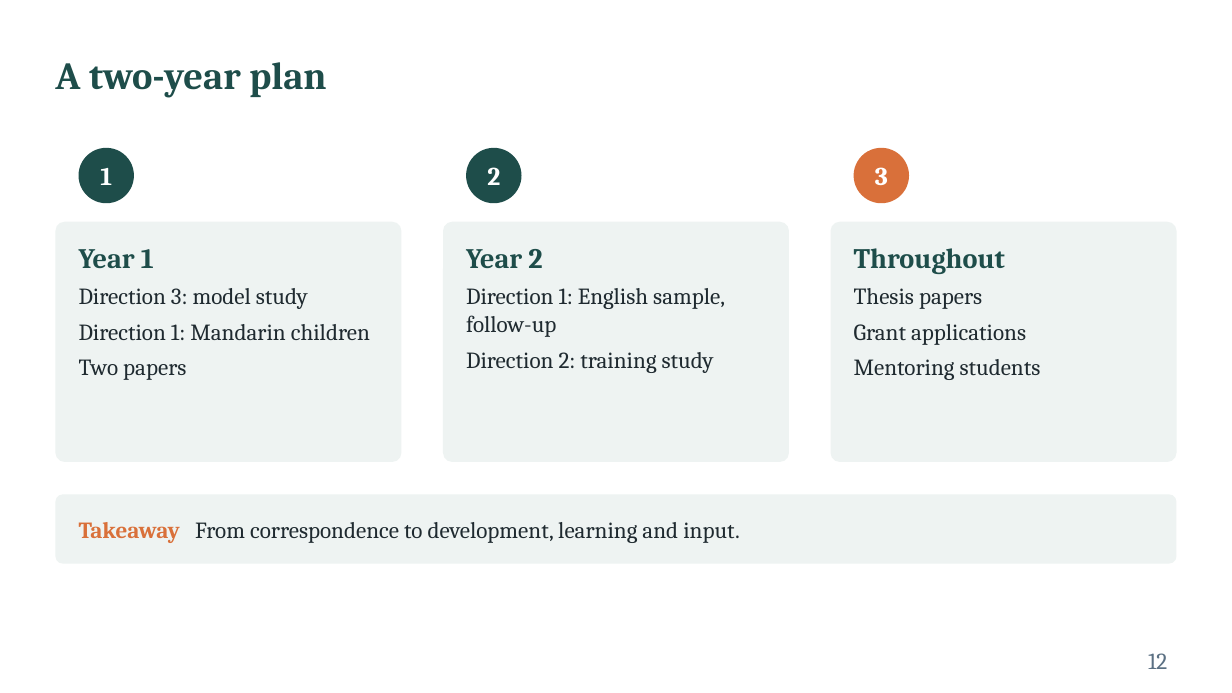
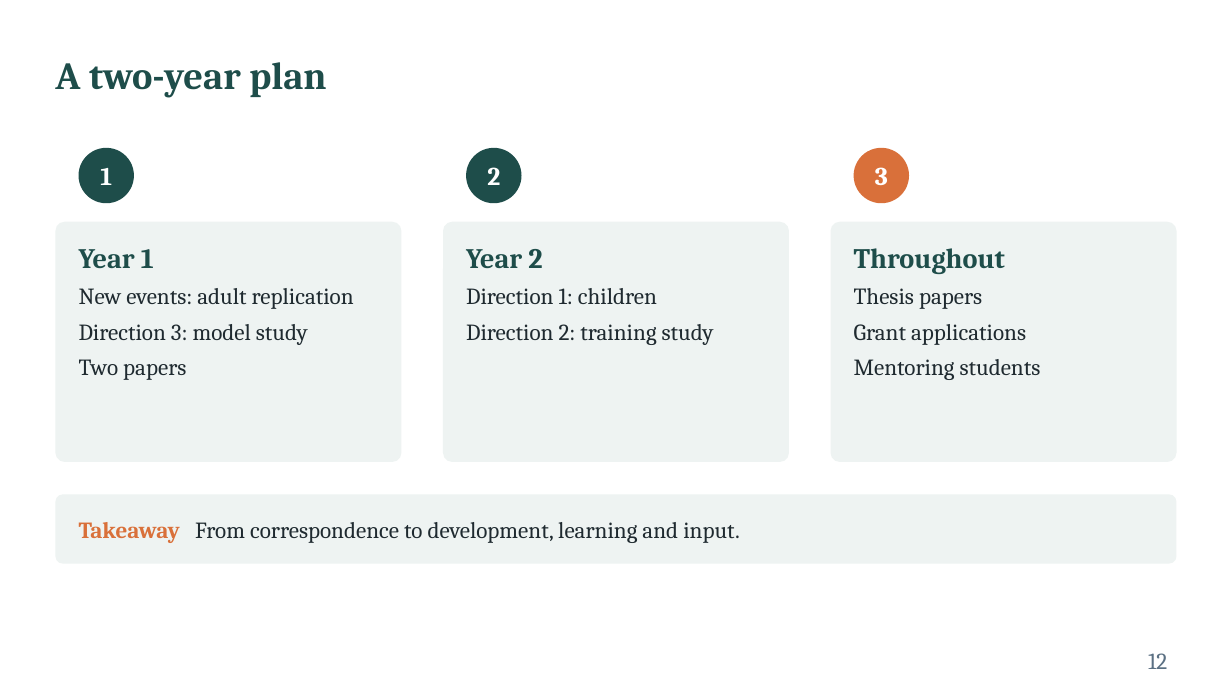
Before and after one commit to xtaoliu/claude, a slide deck: slide 12 of Liu_postdoc_interview_talk.pptx. Drawn at 1232x693 pixels with LibreOffice and Linux fonts; fonts in the diff are those of the drawing. Boxes give left, top, right and bottom in pixels: in the first picture for what was removed or moved away, otherwise in the second. Text is boxed around its words. In the diff, an @@ line names an element or a change of style, - is before the commit and + after.

```diff
--- a/Liu_postdoc_interview_talk.pptx
+++ b/Liu_postdoc_interview_talk.pptx
@@ text at [79,288,354,309]: paragraph added @@
+New events: adult replication
@@ text at [466,288,657,305]: text changed @@
-Direction 1: English sample, follow-up
+Direction 1: children
@@ text at [79,324,370,341]: paragraph removed @@
-Direction 1: Mandarin children
```
Also in this commit, not shown: 2 slides added, 2 slides removed, 1 other file.
